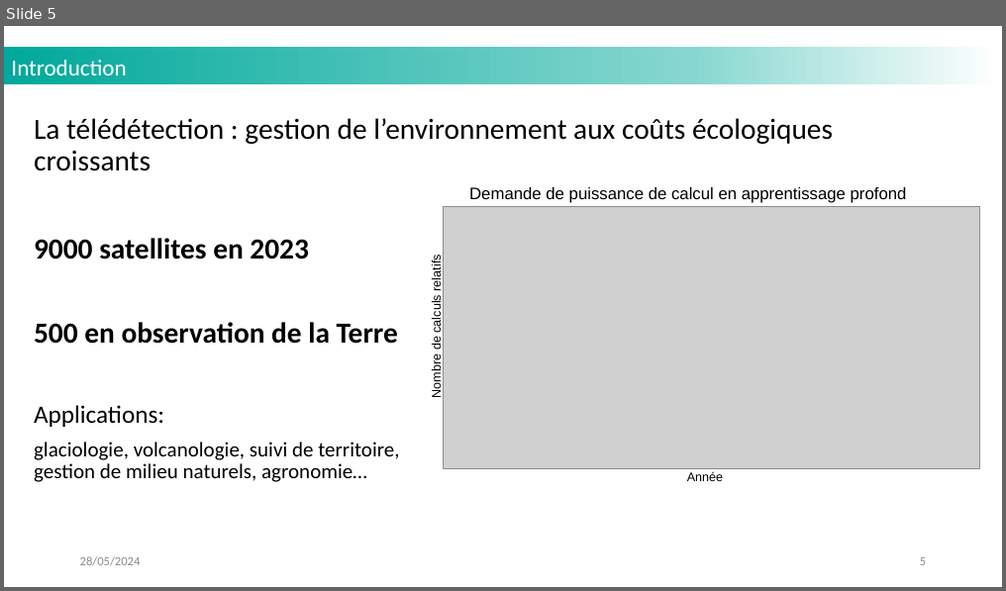
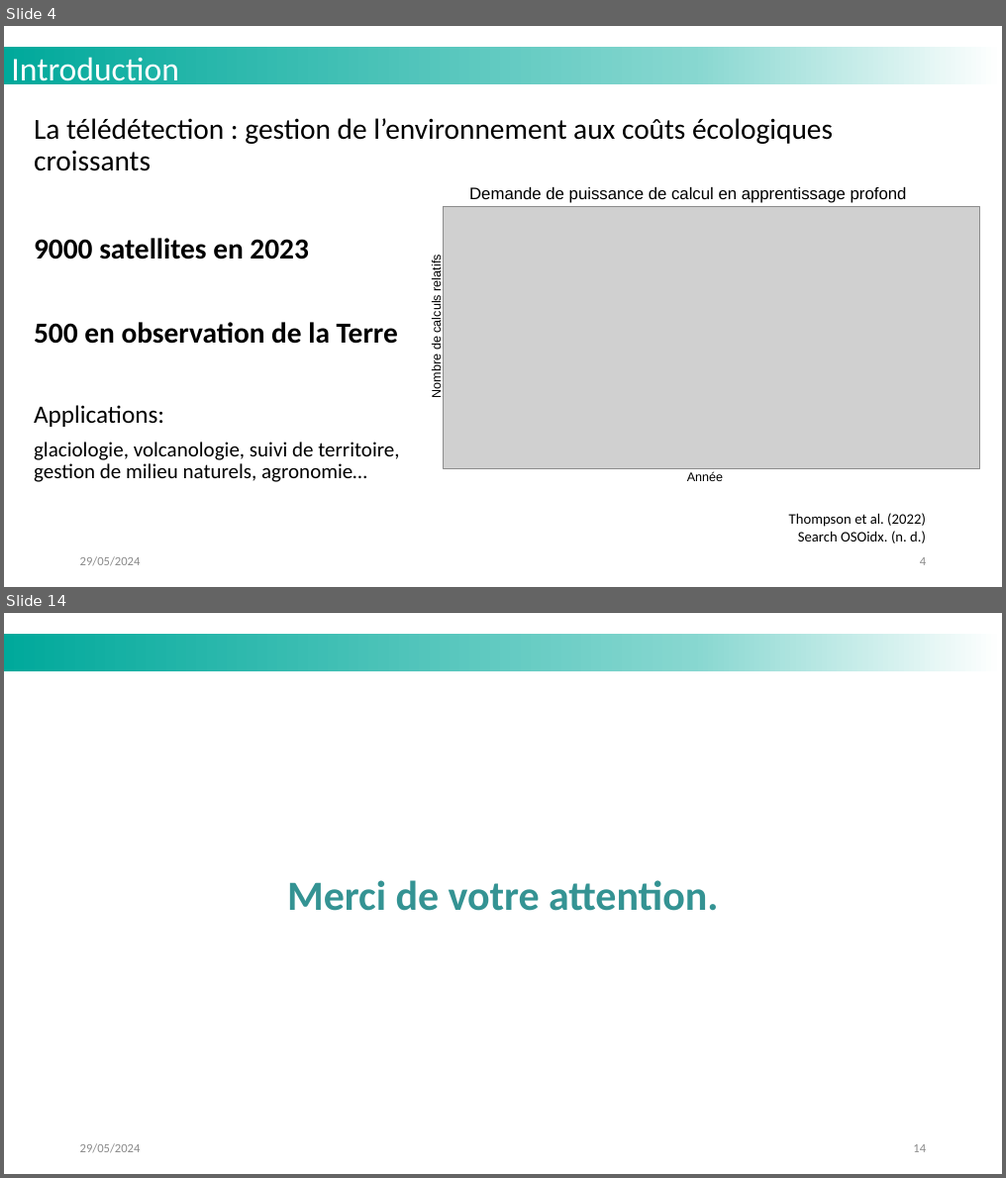
Before and after one commit to MattVerlynde/cahier-labo-stage, a slide deck: static/files_presentation/slides_presentation_stage_LISTIC_MVerlynde_2024.pptx. Shown one above the other, each under a label of ours: slide 5 before the commit, slides 4 and 14 after it; the slides between them are not shown. The pictures are 1006x591 and 1006x1178 pixels, drawn with LibreOffice and Linux fonts; fonts in the diff are those of the drawing; grey boxes stand for pictures; background and template pictures are left out. Boxes give left, top, right and bottom in pixels: in the first picture for what was removed or moved away, otherwise in the second. Text is boxed around its words. In the diff, an @@ line names an element or a change of style, - is before the commit and + after.

```diff
--- a/static/files_presentation/slides_presentation_stage_LISTIC_MVerlynde_2024.pptx
+++ b/static/files_presentation/slides_presentation_stage_LISTIC_MVerlynde_2024.pptx
@@ slide 14 added at bbox=[4, 613, 1002, 1174], background #FFFFFF; not listed: 1 template element that a slide beside it also shows @@
@@ text added at bbox=[287, 880, 718, 911], 40 pt, text #349393, bold @@
+Merci de votre attention.
@@ text added at bbox=[80, 1144, 141, 1154], 12 pt, text #8B8B8B @@
+29/05/2024
@@ page number added at bbox=[913, 1145, 926, 1153], 12 pt, text #8B8B8B @@
+14
@@ what was slide 5 is now slide 4 @@
@@ slide 4 changed as well @@
@@ text "Introduction" at bbox=[11, 57, 178, 88]: size 22 to 32 pt @@
@@ text added at bbox=[789, 513, 926, 544], 14 pt, text #000000 @@
+Thompson et al. (2022)
+Search OSOidx. (n. d.)
@@ page number at bbox=[920, 558, 926, 566]: text changed @@
-5
+4
```
Also in this commit, not shown: 10 other slides changed, 6 other slides added, 5 slides removed, 2 other files.
